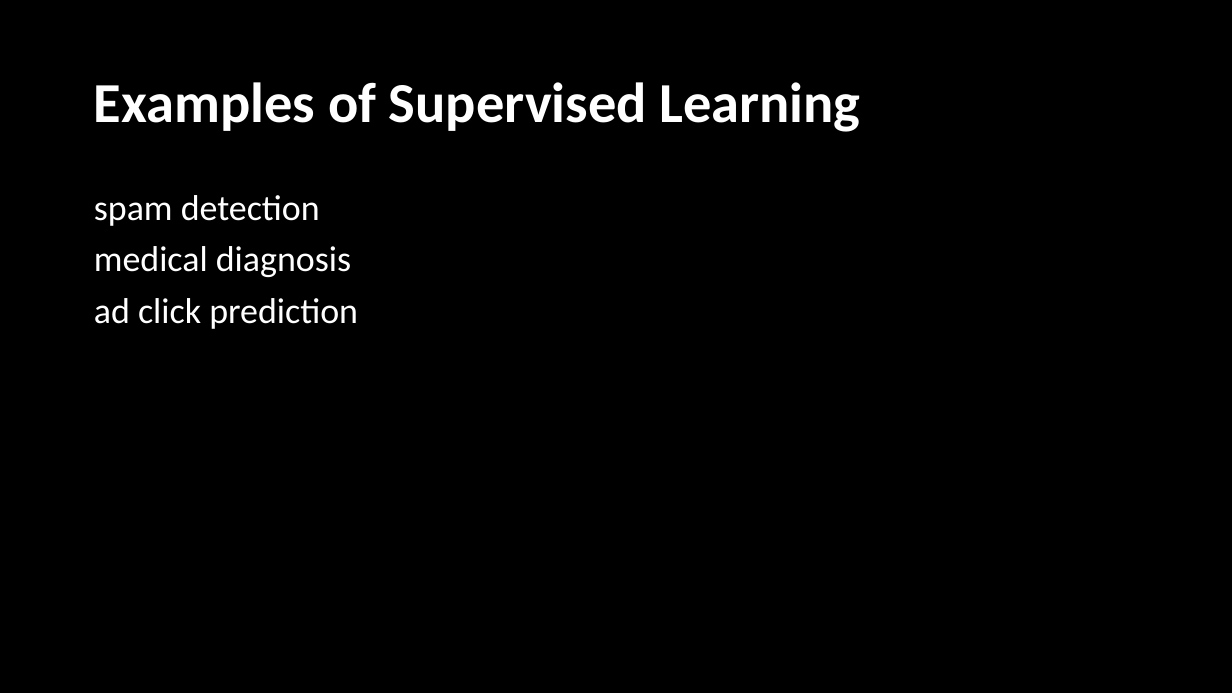
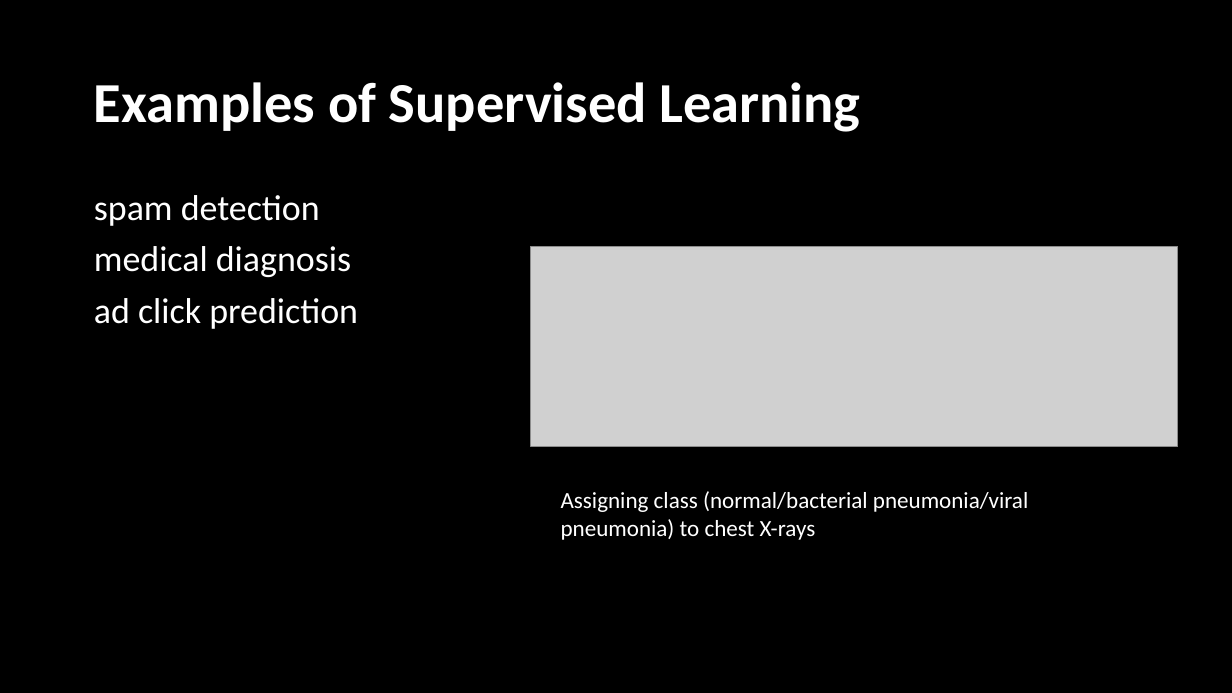
Before and after one commit to arcus/education-materials, a slide deck: slide 14 of intro-to-ml/intro_ml_pres.pptx (slide 15 before the commit). Drawn at 1232x693 pixels with LibreOffice and Linux fonts; fonts in the diff are those of the drawing; grey boxes stand for pictures. Boxes give left, top, right and bottom in pixels: in the first picture for what was removed or moved away, otherwise in the second. Text is boxed around its words. In the diff, an @@ line names an element or a change of style, - is before the commit and + after.

```diff
--- a/intro-to-ml/intro_ml_pres.pptx
+++ b/intro-to-ml/intro_ml_pres.pptx
@@ picture added at box(531, 247, 1177, 447) @@
@@ text added at box(561, 491, 1028, 540), 18 pt, text #FFFFFF @@
+Assigning class (normal/bacterial pneumonia/viral pneumonia) to chest X-rays
```
Also in this commit, not shown: 6 other slides changed, 2 slides added, 2 slides removed, 1 other file.
